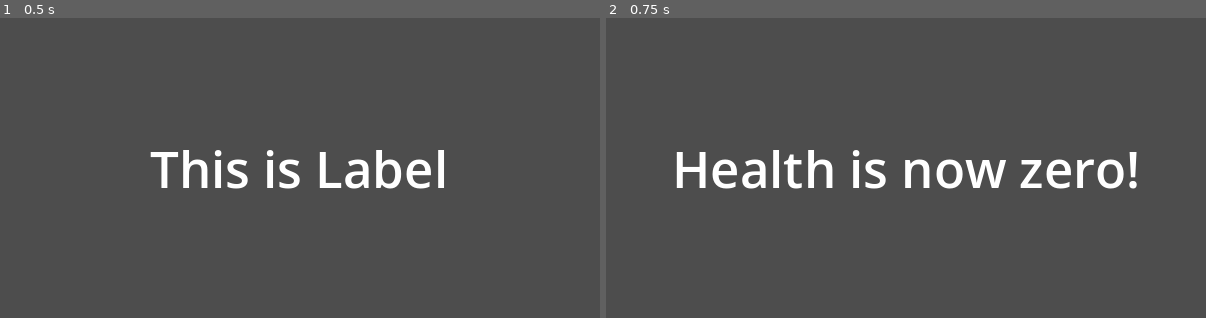
Above: before the commit, frames 1-2 (left to right).
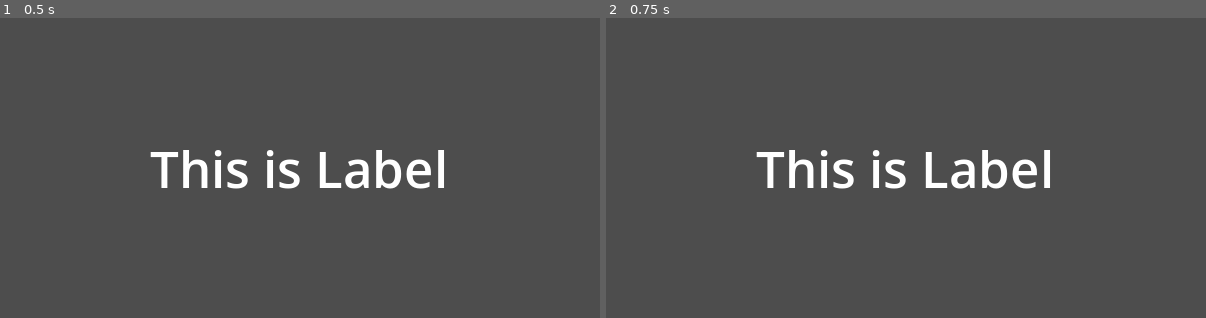
Above: after the commit, the same moments.

Repository: ndikabunder/gd-script
Game: Godot game, scene res://main.tscn
Two runs of this game, one before a commit and one after it. Both use one fixed random seed, a clock stepped at 60 frames per second and the inputs below.
Inputs:
- Up to frame 1 (0.5 s): no input
- Up to frame 2 (0.75 s): tap Enter at 0.5 s; hold Space (my_action) from 0.53 s (still down)

Frame 1 is identical in both runs. In frame 2, 4.3% of the frame differs, in the area x 11-89%, y 44-57%.

Commit message:
Menjelaskan if statement dan variable 2

Diff:
--- /dev/null
+++ b/if_statements.gd
@@ -0,0 +1,33 @@
+extends Node
+
+# Signals for game over event
+signal game_over
+
+@export var health := 100
+@export var max_health := 100
+
+var damage_taken := 20
+var min_health := 0
+
+
+# Handle unhandled input events
+func _unhandled_input(event: InputEvent) -> void:
+	if event.is_action_pressed("my_action"):
+		apply_damage(damage_taken)
+
+
+# Apply damage to the player
+func apply_damage(amount: int) -> void:
+	health -= amount
+	# Ensure health doesn't go below min or above max
+	health = clamp(health, min_health, max_health)
+	print("Health decreased to: %d" % health)
+
+	if health == 0:
+		handle_game_over()
+
+
+# Handle game over logic
+func handle_game_over() -> void:
+	print("Game Over!")
+	emit_signal("game_over")
--- a/main.tscn
+++ b/main.tscn
@@ -1,6 +1,6 @@
 [gd_scene load_steps=2 format=3 uid="uid://bc3c72heejk41"]
 
-[ext_resource type="Script" uid="uid://dln44ku2s2s1i" path="res://variable_1.gd" id="1_ig7tw"]
+[ext_resource type="Script" uid="uid://dt2tyocrro5yb" path="res://if_statements.gd" id="1_ig7tw"]
 
 [node name="Main" type="Node"]
 script = ExtResource("1_ig7tw")
--- /dev/null
+++ b/variable_2.gd
@@ -0,0 +1,12 @@
+extends Node
+
+const GRAVITY := 9.8  # Constant explicitly typed as float
+@export var damage := 20  # Variable Automatically typed as int
+
+
+func _ready():
+	var health = 100  # Variable Automatically typed as int
+	var max_health: int = 150  # Explicitly typed as int
+	var min_health := 0  # Variable Automatically typed as int
+
+	print("Health:", health, " Max Health:", max_health, " Min Health:", min_health)
Not shown, added: if_statements.gd.uid
Not shown, added: variable_2.gd.uid
